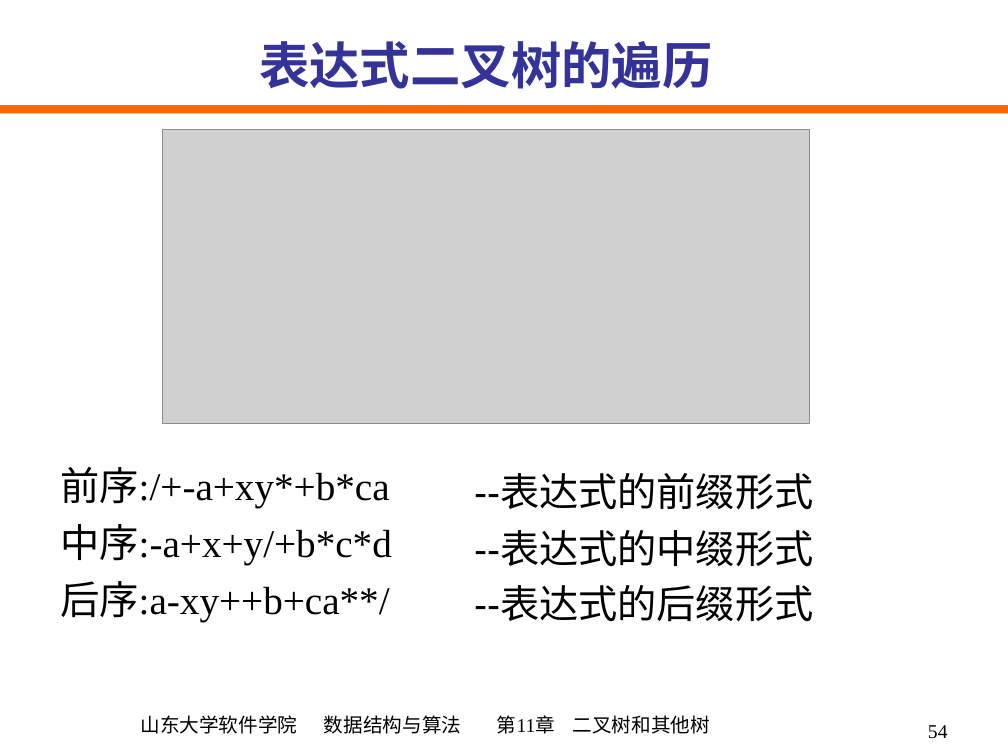
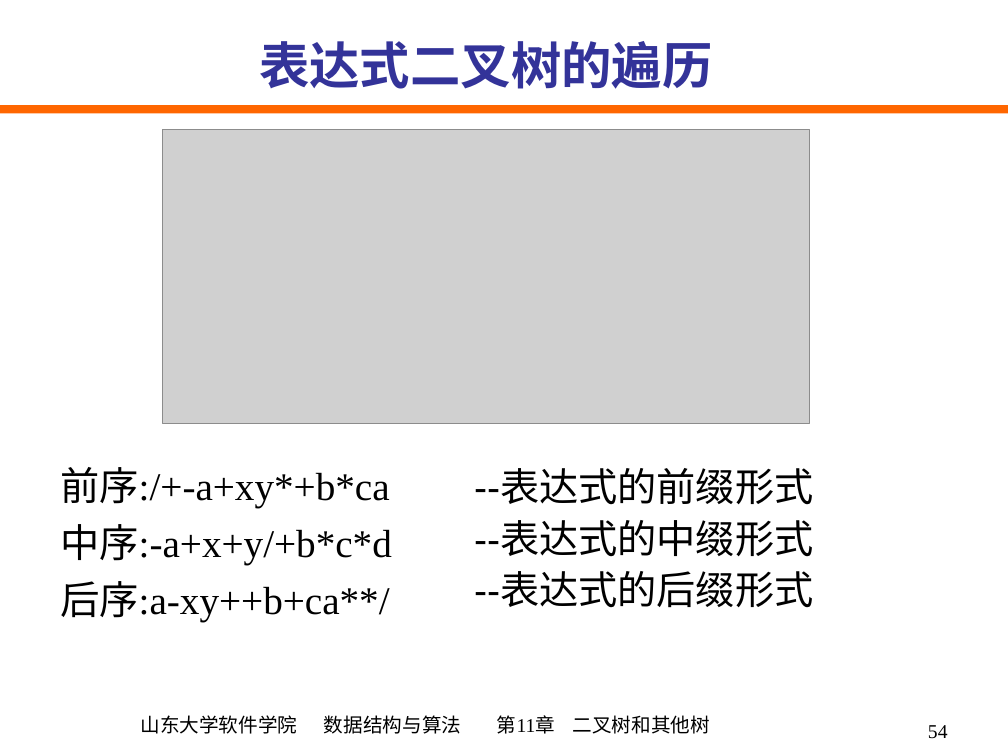
Before and after one commit to mannerth/data-structure-review, a slide deck: slide 54 of PPT/ch11.ppt. Drawn at 1008x756 pixels with LibreOffice and Linux fonts; fonts in the diff are those of the drawing; grey boxes stand for pictures. Boxes give left, top, right and bottom in pixels: in the first picture for what was removed or moved away, otherwise in the second. Text is boxed around its words. In the diff, an @@ line names an element or a change of style, - is before the commit and + after.

```diff
--- a/PPT/ch11.ppt
+++ b/PPT/ch11.ppt
@@ text "--表达式的前缀形式" at bbox=[474, 470, 813, 608]: line spacing 1 to 0.9 @@
```
Also in this commit, not shown: 4 other slides changed, 12 other files.
